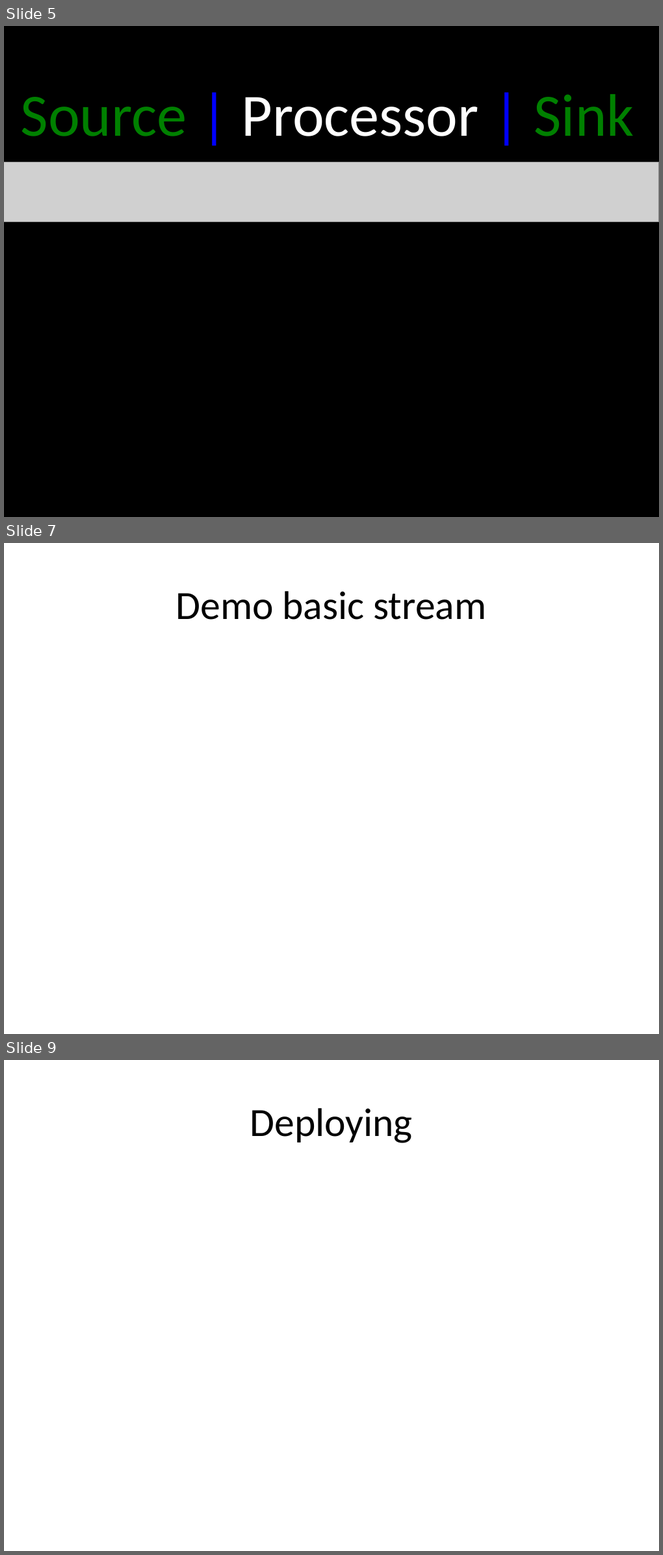
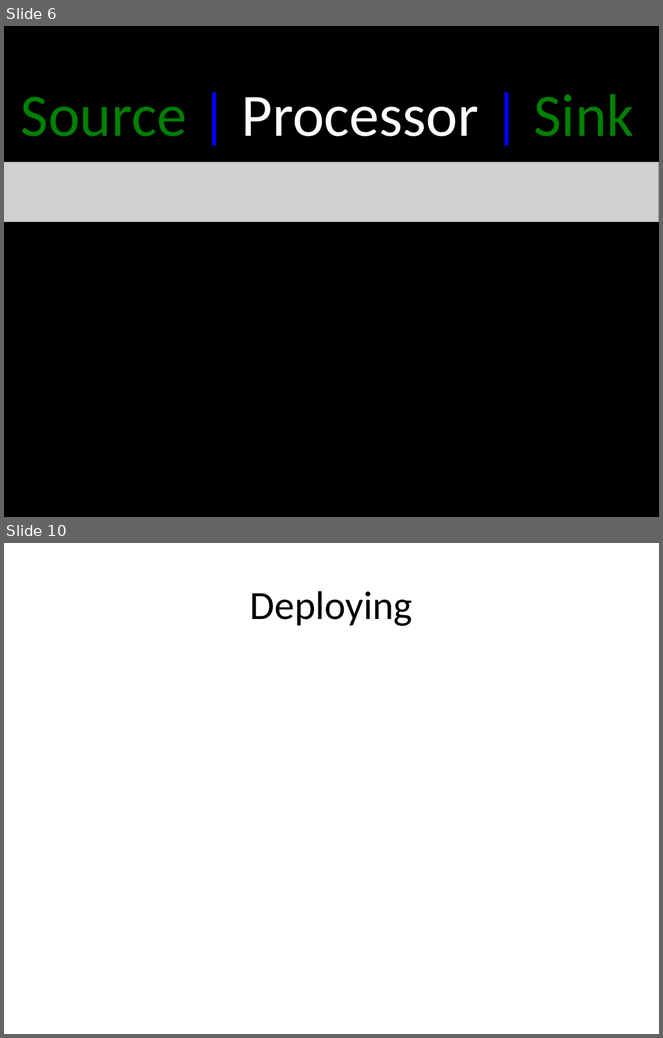
Before and after one commit to cppwfs/DNDataflow, a slide deck: presentations/DNdataflowStreams.pptx. Shown one above the other, each under a label of ours: slides 5, 7 and 9 before the commit, slides 6 and 10 after it; the slides between them are not shown. The pictures are 663x1555 and 663x1038 pixels, drawn with LibreOffice and Linux fonts; fonts in the diff are those of the drawing; grey boxes stand for pictures. Boxes give left, top, right and bottom in pixels: in the first picture for what was removed or moved away, otherwise in the second. Text is boxed around its words. In the diff, an @@ line names an element or a change of style, - is before the commit and + after.

Commit message:
update to the stream presentation

```diff
--- a/presentations/DNdataflowStreams.pptx
+++ b/presentations/DNdataflowStreams.pptx
@@ slide 7 removed at [4, 543, 659, 1034], background #FFFFFF @@
@@ title removed at [176, 591, 487, 620] @@
-Demo basic stream
@@ what was slide 5 is now slide 6 @@
@@ what was slide 9 is now slide 10 @@
```
Also in this commit, not shown: 1 slide changed, 7 slides added, 4 other slides removed.
